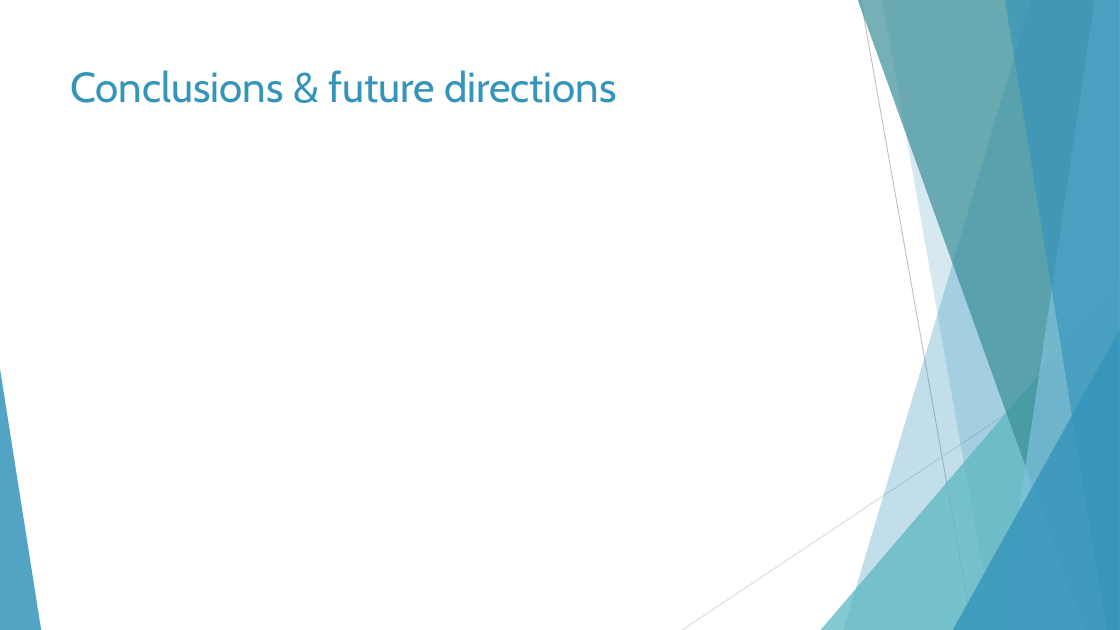
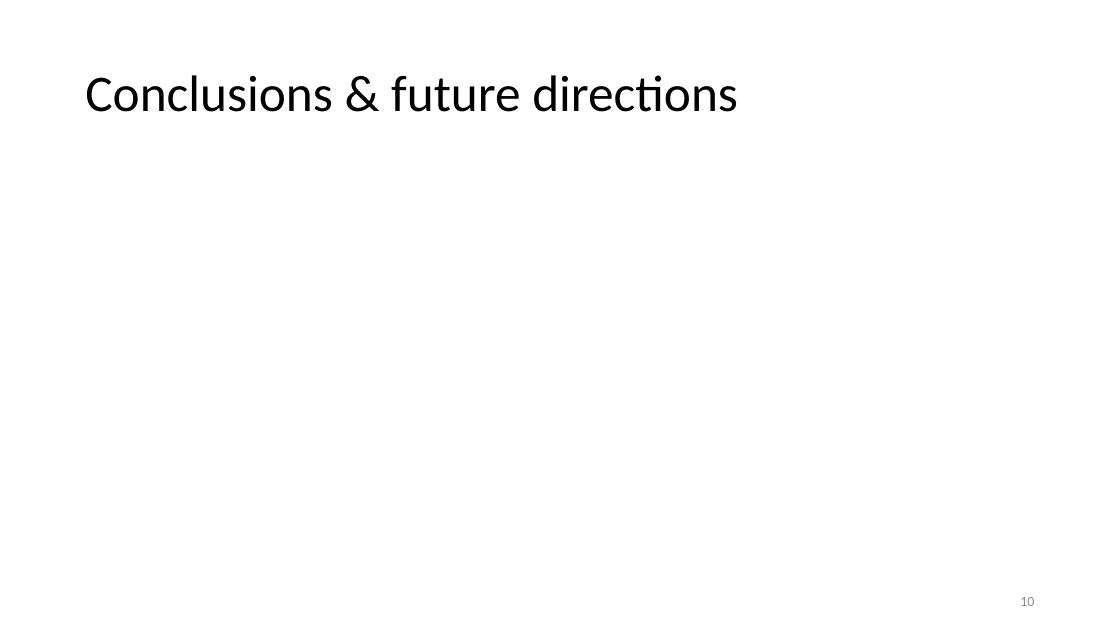
Before and after one commit to lucygoudswaard/MR_hackathon_group3, a slide deck: slide 10 of MR_hackathon_presentation.pptx (slide 7 before the commit). Drawn at 1120x630 pixels with LibreOffice and Linux fonts; fonts in the diff are those of the drawing. Boxes give left, top, right and bottom in pixels: in the first picture for what was removed or moved away, otherwise in the second. Text is boxed around its words. In the diff, an @@ line names an element or a change of style, - is before the commit and + after.

```diff
--- a/MR_hackathon_presentation.pptx
+++ b/MR_hackathon_presentation.pptx
@@ title "Conclusions & future directions": place and size @@
-title "Conclusions & future directions" at (71,70,617,103)
+title "Conclusions & future directions" at (85,75,738,112)
@@ title "Conclusions & future directions" at (85,75,738,112): size 36 to 44 pt, font Cabin to Calibri, text colour #3494BA to #000000; line spacing 1 to 0.9; vertical alignment top to middle @@
@@ group removed at (0,0,1120,630): 5 freeform shapes, 3 triangles, 2 lines @@
@@ page number added at (1020,597,1034,606), 12 pt, text #8C8C8C @@
+10
```
Also in this commit, not shown: 10 slides added, 6 slides removed, 13 other files.
